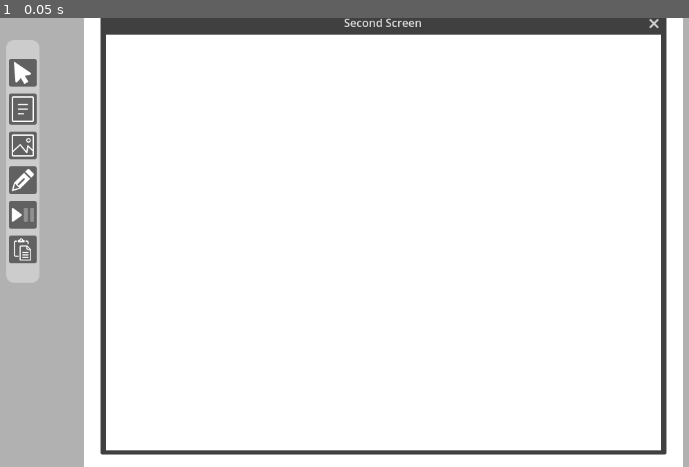
Above: before the commit, frame 1.
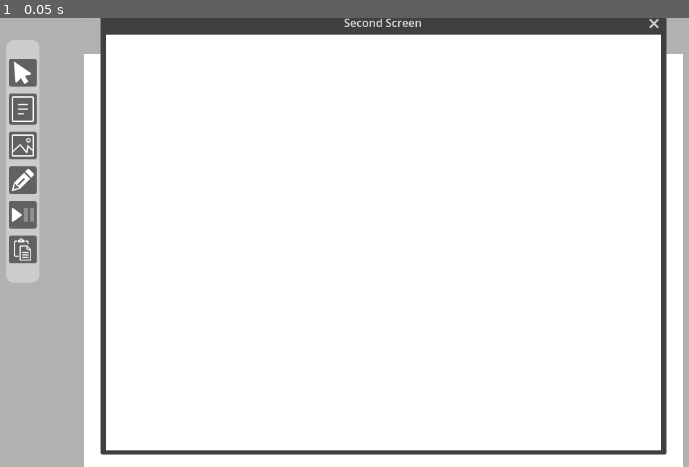
Above: after the commit, the same moment.

Repository: jmb462/GodotWhiteBoard
Game: Godot game, scene res://Main.tscn
The game is run twice, just before and just after one commit, with the same random seed, the same clock (stepped at 60 frames per second) and the same inputs. The engine's default icon, where the game draws it, is replaced by a stand-in: a white triangle on a blue panel in a dark square.
Inputs:
- Up to frame 1 (0.05 s): no input

The runs differ from the first frame. In frame 1, 0.4% of the frame differs, in the area x 12-100%, y 0-9%.

Commit message:
Add new board and switch to previous or next board

Diff:
--- /dev/null
+++ b/Board/Board.gd
@@ -0,0 +1,2 @@
+extends ColorRect
+class_name Board
--- /dev/null
+++ b/Board/Board.tscn
@@ -0,0 +1,7 @@
+[gd_scene load_steps=2 format=3 uid="uid://cwapycy7g8jv3"]
+
+[ext_resource type="Script" path="res://Board/Board.gd" id="1_w8hh4"]
+
+[node name="Board" type="ColorRect"]
+offset_bottom = 648.0
+script = ExtResource("1_w8hh4")
--- a/MainBoard/MainBoard.gd
+++ b/MainBoard/MainBoard.gd
@@ -1,15 +1,19 @@
 extends Control
 
-@onready var visible_background : ColorRect = $VisibleBackground
+@onready var boards : Control = $VBox/Boards
 @onready var preview_anchor : Control = $PreviewAnchor
 @onready var rect_preview : Panel = $PreviewAnchor/RectPreview
 
 @onready var packed_text_widget : PackedScene = preload("res://Widget/TextWidget/TextWidget.tscn")
 @onready var packed_image_widget : PackedScene = preload("res://Widget/ImageWidget/ImageWidget.tscn")
 @onready var packed_group_widget : PackedScene = preload("res://Widget/GroupWidget/GroupWidget.tscn")
+@onready var packed_board : PackedScene = preload("res://Board/Board.tscn")
 
 enum BOARD_MODE { NONE, SELECT, TEXT_POSITION, TEXT_SIZE, PEN, IMAGE_POSITION, IMAGE_SIZE, PASTE_IMAGE, PASTE_TEXT}
 var board_mode : BOARD_MODE = BOARD_MODE.NONE
+var boards_array : Array[Board] = []
+var current_board : int = -1
+var board : Board = null
 
 var preview_rect : Rect2 = Rect2()
 
@@ -18,19 +22,23 @@
 var temp_group : Widget = null
 
 func _ready() -> void:
+	if not is_instance_valid(board):
+		add_board(current_board)
 	_on_resized()
 	get_tree().get_root().connect("files_dropped", _on_drop)
 
 
 func _on_resized() -> void:
 	if is_node_ready():
-		# Visible background delimits the presentation zone
-		# Need to take care of aspect ratio of the presentation screen
-		visible_background.size.y = get_window().size.y
-		visible_background.size.x = get_window().size.y * 4.0 / 3.0
-		visible_background.position = Vector2((get_window().size.x - visible_background.size.x) / 2.0, 0.0)
-		preview_anchor.position = visible_background.position
-
+		board_setup()
+		preview_anchor.position = board.position
+
+func board_setup():
+	# Visible background delimits the presentation zone
+	# Need to take care of aspect ratio of the presentation screen
+	board.size.y = get_window().size.y
+	board.size.x = get_window().size.y * 4.0 / 3.0
+	board.position = Vector2((get_window().size.x - board.size.x) / 2.0, 0.0)
 
 func _on_drop(data):
 	var image : Image = Image.new()
@@ -47,7 +55,7 @@
 	board_mode = BOARD_MODE.PEN
 
 
-func _on_visible_background_gui_input(event) -> void:
+func _on_board_gui_input(event) -> void:
 	if event is InputEventMouseButton:
 		if event.button_index == MOUSE_BUTTON_LEFT:
 			if event.is_pressed():
@@ -66,7 +74,7 @@
 					# Time to create the widget
 					create_text_widget()
 					rect_preview.hide()
-					visible_background.set_default_cursor_shape(CURSOR_ARROW)
+					board.set_default_cursor_shape(CURSOR_ARROW)
 					board_mode = BOARD_MODE.NONE
 			elif board_mode == BOARD_MODE.IMAGE_SIZE:
 				if not event.is_pressed():
@@ -74,7 +82,7 @@
 					# Time to create the widget
 					create_image_widget()
 					rect_preview.hide()
-					visible_background.set_default_cursor_shape(CURSOR_ARROW)
+					board.set_default_cursor_shape(CURSOR_ARROW)
 					board_mode = BOARD_MODE.NONE
 			elif board_mode == BOARD_MODE.NONE:
 				if event.is_pressed():
@@ -102,7 +110,7 @@
 func create_text_widget() -> TextWidget:
 	#Create master text widget on control screen
 	var new_widget : TextWidget = packed_text_widget.instantiate()
-	visible_background.add_child(new_widget)
+	board.add_child(new_widget)
 	new_widget.position = preview_rect.abs().position
 	new_widget.size = preview_rect.abs().size
 	new_widget.pivot_offset = preview_rect.abs().size / 2.0
@@ -115,7 +123,7 @@
 func create_image_widget(p_image : Image = null) -> void:
 	#Create master image widget on control screen
 	var new_widget : ImageWidget = packed_image_widget.instantiate()
-	visible_background.add_child(new_widget)
+	board.add_child(new_widget)
 	new_widget.position = preview_rect.position
 	new_widget.size = preview_rect.size
 	new_widget.pivot_offset = preview_rect.size / 2.0
@@ -124,7 +132,7 @@
 	connect_widget_signals(new_widget)
 	if is_instance_valid(p_image):
 		new_widget.set_texture(p_image)
-		new_widget.position = (visible_background.size - new_widget.size) / 2.0
+		new_widget.position = (board.size - new_widget.size) / 2.0
 	clone_widget(new_widget)
 	board_mode = BOARD_MODE.NONE
 
@@ -133,7 +141,7 @@
 #
 func duplicate_widget(p_widget : Widget) -> void:
 	var new_widget : Widget = p_widget.duplicate()
-	visible_background.add_child(new_widget)
+	board.add_child(new_widget)
 	new_widget.position = p_widget.position + Vector2(30,30)
 	new_widget.size = p_widget.size
 	new_widget.visible_on_presentation_screen = p_widget.visible_on_presentation_screen
@@ -208,13 +216,13 @@
 func change_layer(p_widget : Widget, p_direction : int) -> void:
 	if p_widget.get_index() == 0 and p_direction == -1:
 		return
-	visible_background.move_child(p_widget, p_widget.get_index() + p_direction)
+	board.move_child(p_widget, p_widget.get_index() + p_direction)
 	Display.presentation_screen.move_child(p_widget.clone, p_widget.get_index())
 
 func check_selected_widgets():
 	unfocus()
 	rect_preview.show()
-	for widget in visible_background.get_children():
+	for widget in board.get_children():
 		if widget.get_rect().intersects(preview_rect.abs()):
 			set_focus(widget, false)
 
@@ -223,7 +231,7 @@
 		print(widget)
 		widget.pin_marker(G.MARKER.TOP_LEFT)
 		var global_rotation = widget.get_global_transform().get_rotation()
-		widget.reparent(visible_background)
+		widget.reparent(board)
 
 		widget.rotation = global_rotation
 		widget.move_to_pin()
@@ -243,7 +251,7 @@
 	focused_widget.sort_custom(sort_by_index)
 
 	var new_widget : GroupWidget = packed_group_widget.instantiate()
-	visible_background.add_child(new_widget)
+	board.add_child(new_widget)
 	var rect : Rect2 = get_container_rect(focused_widget)
 	new_widget.position = rect.position
 	new_widget.size = rect.size
@@ -281,25 +289,25 @@
 			array_x.append(widget.get_marker_position(marker).x)
 			array_y.append(widget.get_marker_position(marker).y)
 	var rect : Rect2 = Rect2(array_x.min(), array_y.min(), array_x.max() - array_x.min(), array_y.max() - array_y.min())
-	rect.position -= visible_background.position
+	rect.position -= board.position
 	rect.size += Vector2(8,34)
 	return rect
 
 
 func _on_palette_text_pressed() -> void:
 	board_mode = BOARD_MODE.TEXT_POSITION
-	visible_background.set_default_cursor_shape(CURSOR_CROSS)
+	board.set_default_cursor_shape(CURSOR_CROSS)
 
 
 func _on_palette_image_pressed():
 	board_mode = BOARD_MODE.IMAGE_POSITION
-	visible_background.set_default_cursor_shape(CURSOR_CROSS)
+	board.set_default_cursor_shape(CURSOR_CROSS)
 
 
 
 func _on_palette_pointer_pressed():
 	board_mode = BOARD_MODE.NONE
-	visible_background.set_default_cursor_shape(CURSOR_ARROW)
+	board.set_default_cursor_shape(CURSOR_ARROW)
 
 
 func _on_palette_paste_pressed():
@@ -310,5 +318,41 @@
 		board_mode = BOARD_MODE.PASTE_TEXT
 		var text_widget = create_text_widget()
 		text_widget.set_text(DisplayServer.clipboard_get())
-		text_widget.position = (visible_background.size - text_widget.size) / 2.0
+		text_widget.position = (board.size - text_widget.size) / 2.0
 		text_widget.synchronize()
+
+func add_board(p_index : int):
+	var new_board : Board = packed_board.instantiate()
+	new_board.connect("gui_input", _on_board_gui_input)
+	boards.add_child(new_board)
+	if is_instance_valid(board):
+		board.hide()
+	board = new_board
+	board_setup()
+	if p_index < 0:
+		boards_array.append(new_board)
+	else:
+		boards_array.insert(p_index + 1, new_board)
+	current_board = p_index + 1
+	print(boards_array)
+
+func _on_new_board_pressed():
+	add_board(current_board)
+
+func _on_previous_board_pressed():
+	if current_board > 0:
+		board.hide()
+		current_board -= 1
+		board = boards_array[current_board]
+		board.show()
+
+func _on_next_board_pressed():
+	if current_board < boards_array.size() - 1:
+		board.hide()
+		current_board += 1
+		board = boards_array[current_board]
+		board.show()
+
+
+func _on_clear_board_pressed():
+	print("delete board")
--- a/MainBoard/MainBoard.tscn
+++ b/MainBoard/MainBoard.tscn
@@ -1,8 +1,21 @@
-[gd_scene load_steps=4 format=3 uid="uid://hsjvadwsbdih"]
+[gd_scene load_steps=9 format=3 uid="uid://hsjvadwsbdih"]
 
 [ext_resource type="Script" path="res://MainBoard/MainBoard.gd" id="1_ngbew"]
+[ext_resource type="Texture2D" uid="uid://cdch3vwecjo3q" path="res://Assets/Buttons/new_board.png" id="2_4jg4w"]
 [ext_resource type="StyleBox" uid="uid://crndftp4jr808" path="res://Styles/Widget_preview.tres" id="2_qotcm"]
 [ext_resource type="PackedScene" uid="uid://e4xfou5ve0gm" path="res://ToolPalette/ToolPalette.tscn" id="3_s80ig"]
+[ext_resource type="Texture2D" uid="uid://dj8tk8b0qkokp" path="res://Assets/Buttons/previous.png" id="3_u3tpv"]
+[ext_resource type="Texture2D" uid="uid://cxqknx0or7gr8" path="res://Assets/Buttons/next.png" id="4_int1g"]
+[ext_resource type="Texture2D" uid="uid://cxnoj01cilkcj" path="res://Assets/Buttons/clear_board.png" id="5_fra2n"]
+
+[sub_resource type="StyleBoxFlat" id="StyleBoxFlat_bgtxn"]
+bg_color = Color(0.8, 0.8, 0.8, 1)
+border_width_left = 10
+border_width_top = 10
+border_width_right = 10
+border_width_bottom = 10
+corner_radius_bottom_right = 10
+corner_radius_bottom_left = 10
 
 [node name="MainBoard" type="Control"]
 layout_mode = 3
@@ -13,14 +26,55 @@
 grow_vertical = 2
 script = ExtResource("1_ngbew")
 
-[node name="VisibleBackground" type="ColorRect" parent="."]
+[node name="VBox" type="VBoxContainer" parent="."]
+layout_mode = 1
+anchors_preset = 15
+anchor_right = 1.0
+anchor_bottom = 1.0
+grow_horizontal = 2
+grow_vertical = 2
+
+[node name="Panel" type="Panel" parent="VBox"]
+custom_minimum_size = Vector2(200, 48)
 layout_mode = 2
-offset_bottom = 648.0
+size_flags_horizontal = 4
+theme_override_styles/panel = SubResource("StyleBoxFlat_bgtxn")
+
+[node name="HBox" type="HBoxContainer" parent="VBox/Panel"]
+layout_mode = 1
+anchors_preset = 10
+anchor_right = 1.0
+offset_top = 4.0
+offset_bottom = 44.0
+grow_horizontal = 2
+theme_override_constants/separation = 8
+alignment = 1
+
+[node name="New" type="Button" parent="VBox/Panel/HBox"]
+layout_mode = 2
+icon = ExtResource("2_4jg4w")
+
+[node name="Previous" type="Button" parent="VBox/Panel/HBox"]
+layout_mode = 2
+icon = ExtResource("3_u3tpv")
+
+[node name="Next" type="Button" parent="VBox/Panel/HBox"]
+layout_mode = 2
+icon = ExtResource("4_int1g")
+
+[node name="Clear" type="Button" parent="VBox/Panel/HBox"]
+layout_mode = 2
+icon = ExtResource("5_fra2n")
+
+[node name="Boards" type="Control" parent="VBox"]
+layout_mode = 2
 
 [node name="PreviewAnchor" type="Control" parent="."]
+layout_mode = 2
 anchors_preset = 0
-offset_right = 40.0
-offset_bottom = 40.0
+offset_top = 4.0
+offset_right = 2.0
+offset_bottom = 4.0
 
 [node name="RectPreview" type="Panel" parent="PreviewAnchor"]
 custom_minimum_size = Vector2(1, 1)
@@ -30,7 +84,7 @@
 theme_override_styles/panel = ExtResource("2_qotcm")
 
 [node name="Palette" parent="." instance=ExtResource("3_s80ig")]
-layout_mode = 0
+layout_mode = 2
 anchors_preset = 0
 anchor_left = 0.0
 anchor_top = 0.0
@@ -43,7 +97,10 @@
 grow_vertical = 1
 
 [connection signal="resized" from="." to="." method="_on_resized"]
-[connection signal="gui_input" from="VisibleBackground" to="." method="_on_visible_background_gui_input"]
+[connection signal="pressed" from="VBox/Panel/HBox/New" to="." method="_on_new_board_pressed"]
+[connection signal="pressed" from="VBox/Panel/HBox/Previous" to="." method="_on_previous_board_pressed"]
+[connection signal="pressed" from="VBox/Panel/HBox/Next" to="." method="_on_next_board_pressed"]
+[connection signal="pressed" from="VBox/Panel/HBox/Clear" to="." method="_on_clear_board_pressed"]
 [connection signal="image_pressed" from="Palette" to="." method="_on_palette_image_pressed"]
 [connection signal="paste_pressed" from="Palette" to="." method="_on_palette_paste_pressed"]
 [connection signal="pointer_pressed" from="Palette" to="." method="_on_palette_pointer_pressed"]
--- a/Widget/TextWidget/TextWidget.gd
+++ b/Widget/TextWidget/TextWidget.gd
@@ -7,7 +7,7 @@
 
 
 func _ready():
-	if get_parent().name == "visible_background":
+	if get_parent().name == "board":
 		set_focus(true)
 
 func set_clone(p_clone : Widget) -> void:
Binary file added: Assets/Buttons/clear_board.png
Not shown, added: Assets/Buttons/clear_board.png.import
Binary file added: Assets/Buttons/new_board.png
Not shown, added: Assets/Buttons/new_board.png.import
Binary file added: Assets/Buttons/next.png
Not shown, added: Assets/Buttons/next.png.import
Binary file added: Assets/Buttons/previous.png
Not shown, added: Assets/Buttons/previous.png.import
